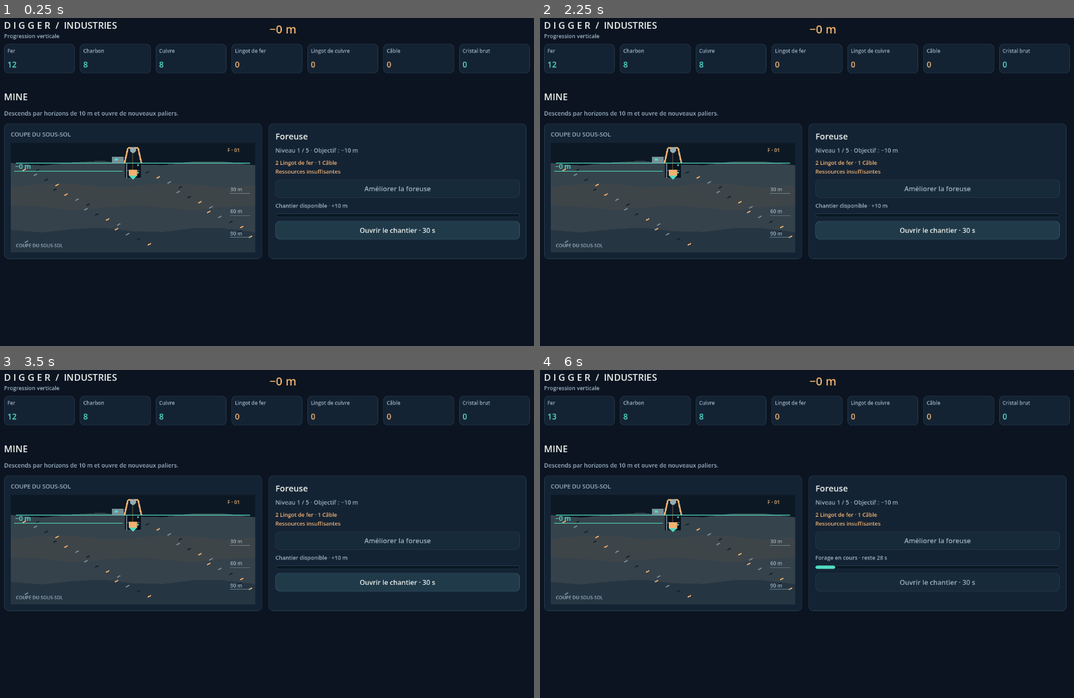
Above: before the commit, frames 1-4 (two rows, left to right).
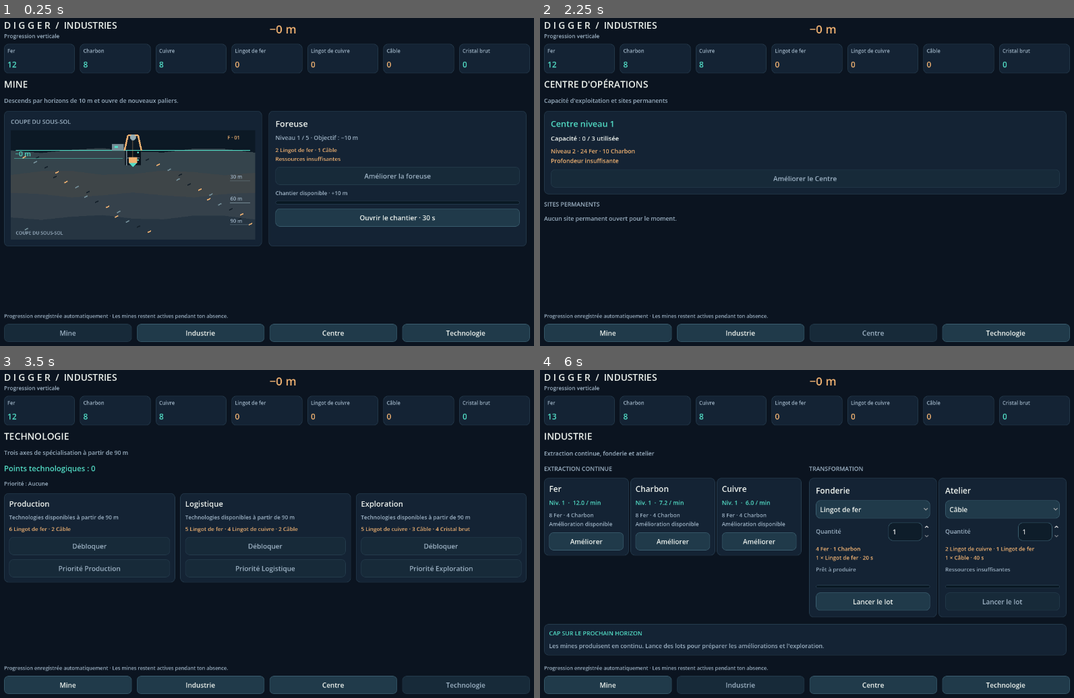
Above: after the commit, the same moments.

Repository: devjonathan1999-del/Project-Digger
Game: Godot game, scene res://scenes/main.tscn
Same seed, same stepped clock (60 frames per second), same inputs: the game is played once before the commit and once after it.
Inputs (mouse positions are in pixels of both pictures, inside the frame that each line leads up to):
- Up to frame 1 (0.25 s): no input
- Up to frame 2 (2.25 s): click (742, 332) at 0.5 s, where only the run after the commit has a clickable "Industrie"; click (609, 332) at 1.25 s, where only the run after the commit has a clickable "Mine"; click (871, 332) at 2 s, where only the run after the commit has a clickable "Centre"
- Up to frame 3 (3.5 s): click (464, 684) at 2.75 s, where only the run after the commit has a clickable "Technologie"
- Up to frame 4 (6 s): click (935, 583) at 3.5 s, where only the run before the commit has a clickable "Ouvrir le chantier · 30 s"; click (609, 684) at 4.25 s, where only the run after the commit has a clickable "Mine"; click (935, 570) at 5 s, where only the run after the commit has a clickable "Ouvrir le chantier · 30 s"; click (742, 684) at 5.75 s, where only the run after the commit has a clickable "Industrie"

The runs differ from the first frame. In frame 1, 12% of the frame differs, in the area x 0-100%, y 19-99%; in frame 2, 24%, in the area x 0-100%, y 18-99%; in frame 3, 22%; in frame 4, 22%.
Error before the commit: Parse Error: Cannot infer the type of "unlocked" variable because the value doesn't have a set type. (res://src/industry/ui/technology_panel.gd:74)

Commit message:
fix: type technology panel state flags

Diff:
--- a/src/industry/ui/technology_panel.gd
+++ b/src/industry/ui/technology_panel.gd
@@ -71,8 +71,8 @@
         var widgets: Dictionary = _tech_widgets[id]
         var definition: Dictionary = Catalog.TECHNOLOGIES[id]
         var branch := str(definition["branch"])
-        var unlocked := id in game.unlocked_technologies
-        var built := id in game.built_technologies
+        var unlocked: bool = id in game.unlocked_technologies
+        var built: bool = id in game.built_technologies
         widgets["state"].text = "Construite" if built else ("Débloquée" if unlocked else game.technology_unlock_block_reason(id))
         widgets["unlock"].visible = not unlocked
         widgets["unlock"].disabled = game.technology_unlock_block_reason(id) != ""
